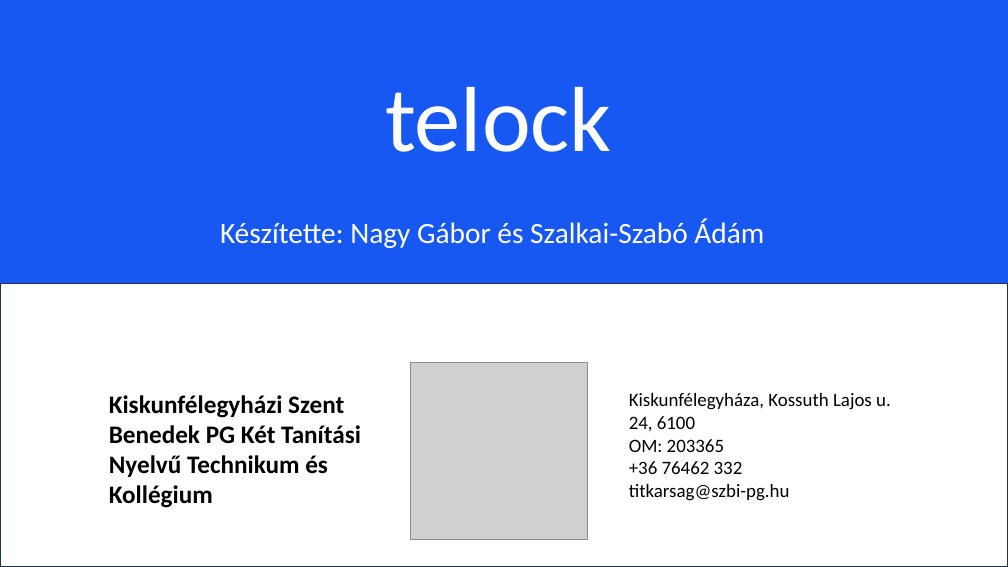
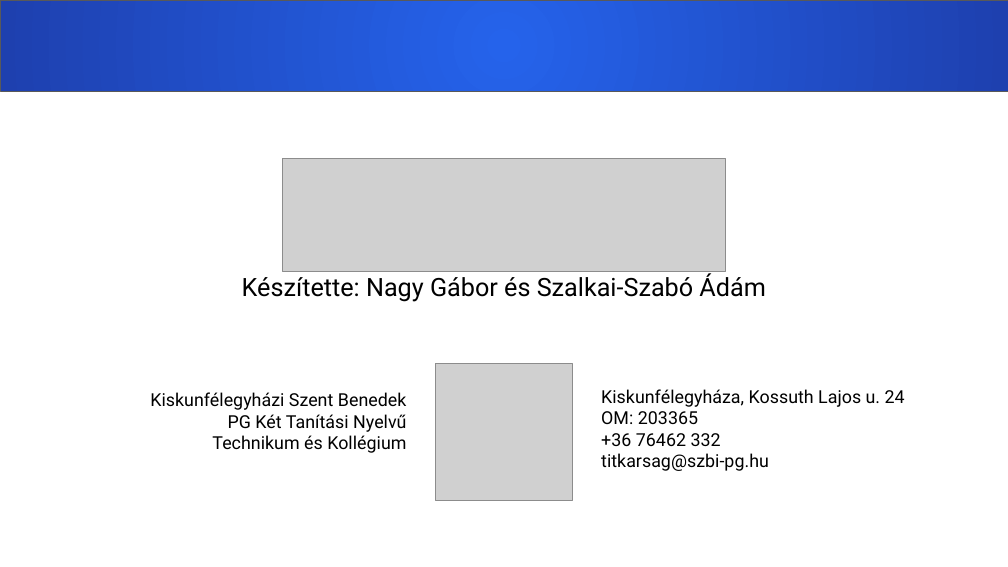
Before and after one commit to nagygabor123/vizsgaremek, a slide deck: slide 1 of Dokumentacio/Eloadas.pptx. Drawn at 1008x567 pixels with LibreOffice and Linux fonts; fonts in the diff are those of the drawing; grey boxes stand for pictures. Boxes give left, top, right and bottom in pixels: in the first picture for what was removed or moved away, otherwise in the second. Text is boxed around its words. In the diff, an @@ line names an element or a change of style, - is before the commit and + after.

```diff
--- a/Dokumentacio/Eloadas.pptx
+++ b/Dokumentacio/Eloadas.pptx
@@ background #1758F2 to #FFFFFF @@
@@ rectangle added at (0,0,1008,91), fill gradient #2563EB to #1E40AF, outline #595959 0.75 pt @@
@@ title removed at (385,87,612,152) @@
-telock
@@ picture added at (282,159,726,271) @@
@@ rectangle removed at (0,284,1008,567) @@
@@ subtitle "Készítette: Nagy Gábor és Szalkai-Szabó ...": place and size @@
-subtitle "Készítette: Nagy Gábor és Szalkai-Szabó ..." at (220,219,764,248)
+subtitle "Készítette: Nagy Gábor és Szalkai-Szabó ..." at (242,274,765,302)
@@ subtitle "Készítette: Nagy Gábor és Szalkai-Szabó ..." at (242,274,765,302): size 28 to 24 pt, font Calibri to Roboto, text colour #FFFFFF to #000000; less space between paragraphs @@
@@ text "Kiskunfélegyházi Szent Benedek PG Két ...": place and size @@
-text "Kiskunfélegyházi Szent Benedek PG Két ..." at (109,395,361,508)
+text "Kiskunfélegyházi Szent Benedek PG Két ..." at (150,392,407,453)
@@ text "Kiskunfélegyházi Szent Benedek PG Két ..." at (150,392,407,453): size 24 to 17 pt, font Calibri to Roboto, bold off; alignment left to right @@
@@ picture: place and size @@
-picture at (410,362,587,539)
+picture at (436,363,572,500)
@@ text "Kiskunfélegyháza, Kossuth Lajos u. 24": place and size @@
-text "Kiskunfélegyháza, Kossuth Lajos u. 24" at (629,393,891,501)
+text "Kiskunfélegyháza, Kossuth Lajos u. 24" at (601,389,905,471)
@@ text at (601,389,905,407): text changed; size 18 to 17 pt; font Calibri to Roboto @@
-Kiskunfélegyháza, Kossuth Lajos u. 24, 6100
+Kiskunfélegyháza, Kossuth Lajos u. 24
@@ text at (601,411,769,471): size 18 to 17 pt, font Calibri to Roboto in "OM: 203365", "+36 76462 332", "titkarsag@szbi-pg.hu" @@
```
Also in this commit, not shown: 6 other slides changed, 10 slides added, 9 slides removed, 3 other files.
